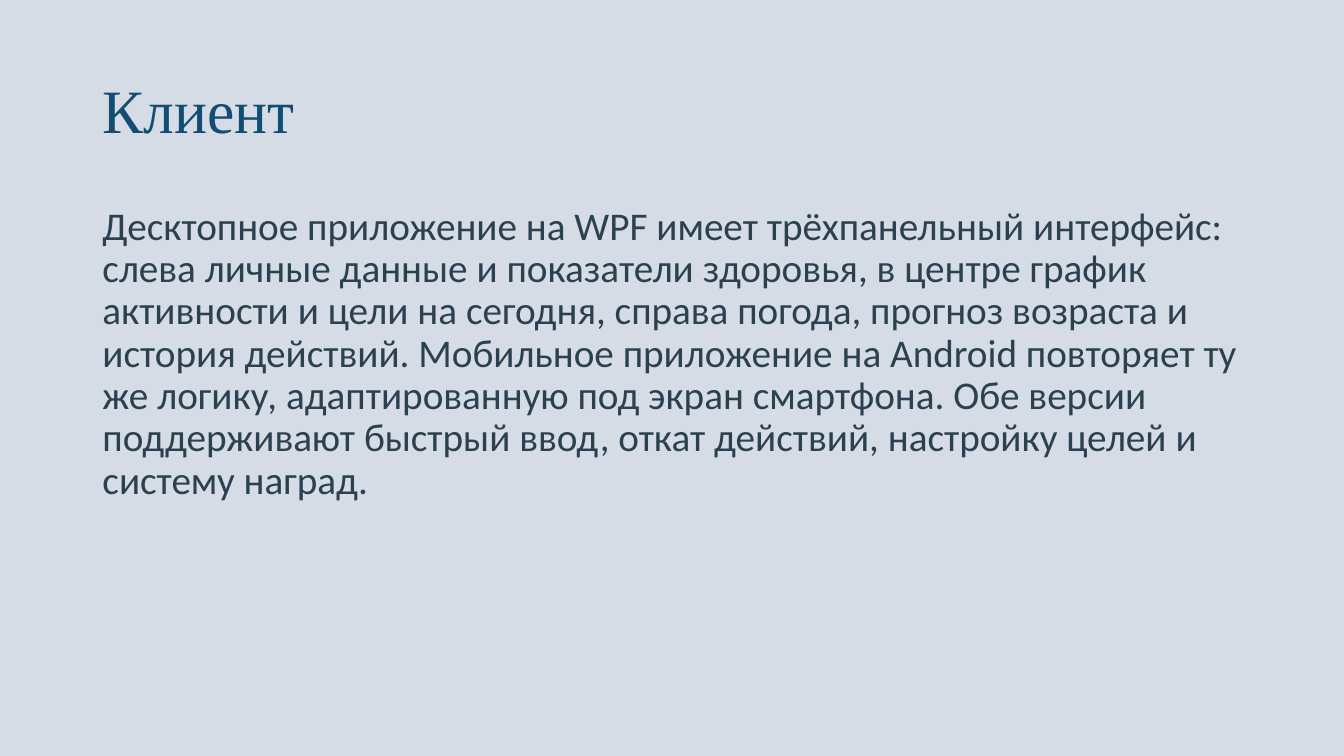
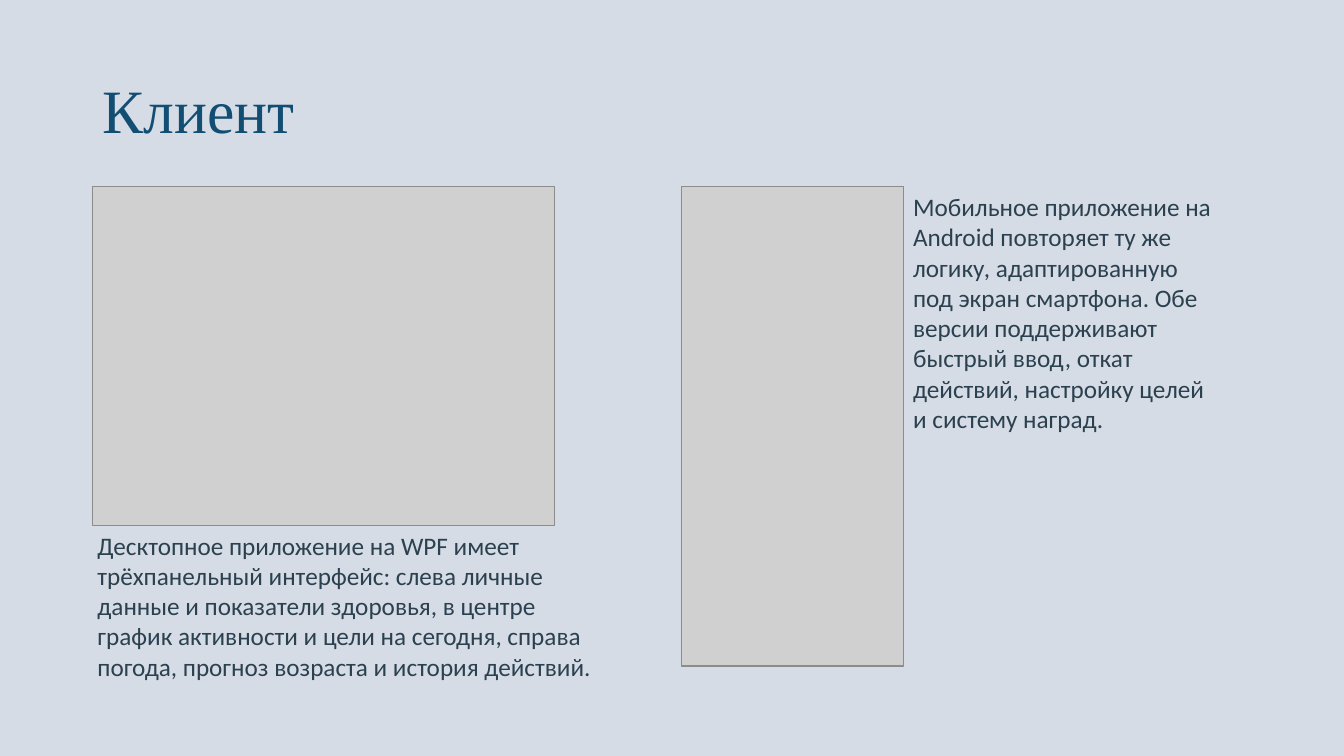
Before and after one commit to Toose-Dany/123, a slide deck: slide 7 of HealthSync.pptx. Drawn at 1344x756 pixels with LibreOffice and Linux fonts; fonts in the diff are those of the drawing; grey boxes stand for pictures. Boxes give left, top, right and bottom in pixels: in the first picture for what was removed or moved away, otherwise in the second. Text is boxed around its words. In the diff, an @@ line names an element or a change of style, - is before the commit and + after.

```diff
--- a/HealthSync.pptx
+++ b/HealthSync.pptx
@@ picture added at (x1=93, y1=187, x2=556, y2=525) @@
@@ picture added at (x1=682, y1=187, x2=903, y2=666) @@
@@ text added at (x1=913, y1=199, x2=1211, y2=432), 18 pt, text #2B4150 @@
+Мобильное приложение на Android повторяет ту же логику, адаптированную под экран смартфона. Обе версии поддерживают быстрый ввод, откат действий, настройку целей и систему наград.
@@ text removed at (x1=102, y1=213, x2=1237, y2=501) @@
-Десктопное приложение на WPF имеет трёхпанельный интерфейс: слева личные данные и показатели здоровья, в центре график активности и цели на сегодня, справа погода, прогноз возраста и история действий. Мобильное приложение на Android повторяет ту же логику, адаптированную под экран смартфона. Обе версии поддерживают быстрый ввод, откат действий, настройку целей и систему наград.
@@ text added at (x1=97, y1=539, x2=590, y2=680), 18 pt, text #2B4150 @@
+Десктопное приложение на WPF имеет трёхпанельный интерфейс: слева личные данные и показатели здоровья, в центре график активности и цели на сегодня, справа погода, прогноз возраста и история действий.
```
Also in this commit, not shown: 9 other slides changed.
